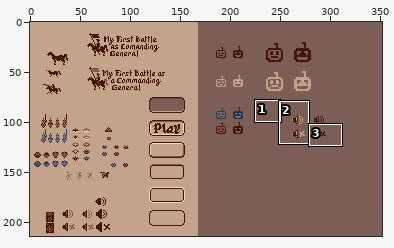
A pixel-art file gets an edit: everything.aseprite. The first picture is a wide view before the edit; the outline marks the close-up.
Close-up. Before the commit:
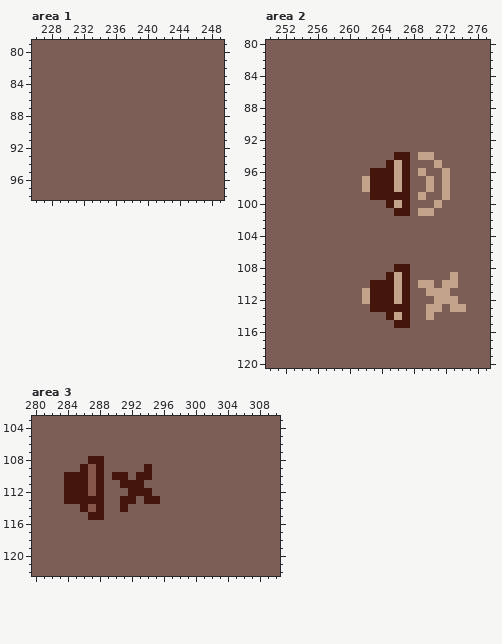
352x214 pixels, 1 frame. Shown: area 1: x 226..249, y 79..98; area 2: x 250..277, y 80..120; area 3: x 280..310, y 103..122. The commit also changed other parts of the picture, which this record leaves out.
The same view after the edit:
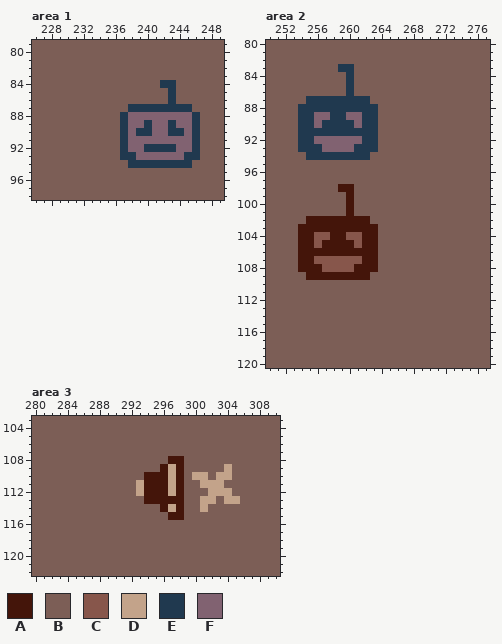
Palette (. is transparent): A #44150a  B #7c5e56  C #87564b  D #c3a38a  E #20394f  F #816271
What changed:
Area 1, layer "Foreground":
y 84: x 242..243 BB -> EE
y 85..86: x 243 B -> E
y 87: x 238..245 BBBBBBBB -> EEEEEEEE
y 88: x 237..246 BBBBBBBBBB -> EFFFFFFFFE
y 89: x 237..246 BBBBBBBBBB -> EFFEFFEFFE
y 90: x 237..246 BBBBBBBBBB -> EFEEFFEEFE
y 91: x 237..246 BBBBBBBBBB -> EFFFFFFFFE
y 92: x 237..246 BBBBBBBBBB -> EFFEEEEFFE
y 93: x 237..246 BBBBBBBBBB -> EEFFFFFFEE
y 94: x 238..245 BBBBBBBB -> EEEEEEEE
Area 2, layer "Foreground":
y 83: x 259..260 BB -> EE
y 84..86: x 260 B -> E
y 87: x 255..262 BBBBBBBB -> EEEEEEEE
y 88: x 254..263 BBBBBBBBBB -> EEEEEEEEEE
y 89: x 254..263 BBBBBBBBBB -> EEFFEEFFEE
y 90: x 254..263 BBBBBBBBBB -> EEFEEEEFEE
y 91: x 254..263 BBBBBBBBBB -> EEEEEEEEEE
y 92: x 254..263 BBBBBBBBBB -> EEFFFFFFEE
y 93: x 254..263 BBBBBBBBBB -> EEEFFFFEEE
y 94: x 255..262 BBBBBBBB -> EEEEEEEE; x 266..267 AA -> BB; x 269..270 DD -> BB
y 95: x 265..267 ADA -> BBB; x 271 D -> B
y 96: x 263..267 AAADA -> BBBBB; x 269 D -> B; x 272 D -> B
y 97: x 262..267 DAAADA -> BBBBBB; x 270 D -> B; x 272 D -> B
y 98: x 259..260 BB -> AA; x 262..267 DAAADA -> BBBBBB; x 270 D -> B; x 272 D -> B
y 99: x 260 B -> A; x 263..267 AAAAA -> BBBBB; x 269 D -> B; x 272 D -> B
y 100: x 260 B -> A; x 265..267 ADA -> BBB; x 271 D -> B
y 101: x 260 B -> A; x 266..267 AA -> BB; x 269..270 DD -> BB
y 102: x 255..262 BBBBBBBB -> AAAAAAAA
y 103: x 254..263 BBBBBBBBBB -> AAAAAAAAAA
y 104: x 254..263 BBBBBBBBBB -> AACCAACCAA
y 105: x 254..263 BBBBBBBBBB -> AACAAAACAA
y 106: x 254..263 BBBBBBBBBB -> AAAAAAAAAA
y 107: x 254..263 BBBBBBBBBB -> AACCCCCCAA
y 108: x 254..263 BBBBBBBBBB -> AAACCCCAAA; x 266..267 AA -> BB
y 109: x 255..262 BBBBBBBB -> AAAAAAAA; x 265..267 ADA -> BBB; x 273 D -> B
y 110: x 263..267 AAADA -> BBBBB; x 269..270 DD -> BB; x 272..273 DD -> BB
y 111: x 262..267 DAAADA -> BBBBBB; x 270..272 DDD -> BBB
y 112: x 262..267 DAAADA -> BBBBBB; x 271..273 DDD -> BBB
y 113: x 263..267 AAAAA -> BBBBB; x 270..271 DD -> BB; x 273..274 DD -> BB
y 114: x 265..267 ADA -> BBB; x 270 D -> B
y 115: x 266..267 AA -> BB
Area 3, layer "Foreground":
y 108: x 287..288 AA -> BB; x 297..298 BB -> AA
y 109: x 286..288 ACA -> BBB; x 294 A -> B; x 296..298 BBB -> ADA; x 304 B -> D
y 110: x 284..288 AAACA -> BBBBB; x 290..291 AA -> BB; x 293 A -> B; x 295..298 BBBB -> AADA; x 300..301 BB -> DD; x 303..304 BB -> DD
y 111: x 284..288 AAACA -> BBBBB; x 291..298 AAABBBBB -> BBDAAADA; x 301..303 BBB -> DDD
y 112: x 284..288 AAACA -> BBBBB; x 292..293 AA -> BD; x 295..298 BBBB -> AADA; x 302..304 BBB -> DDD
y 113: x 284..288 AAAAA -> BBBBB; x 291..292 AA -> BB; x 296..298 BBB -> AAA; x 301..302 BB -> DD; x 304..305 BB -> DD
y 114: x 286..288 ACA -> BBB; x 291 A -> B; x 296..298 BBB -> ADA; x 301 B -> D
y 115: x 287..288 AA -> BB; x 297..298 BB -> AA
